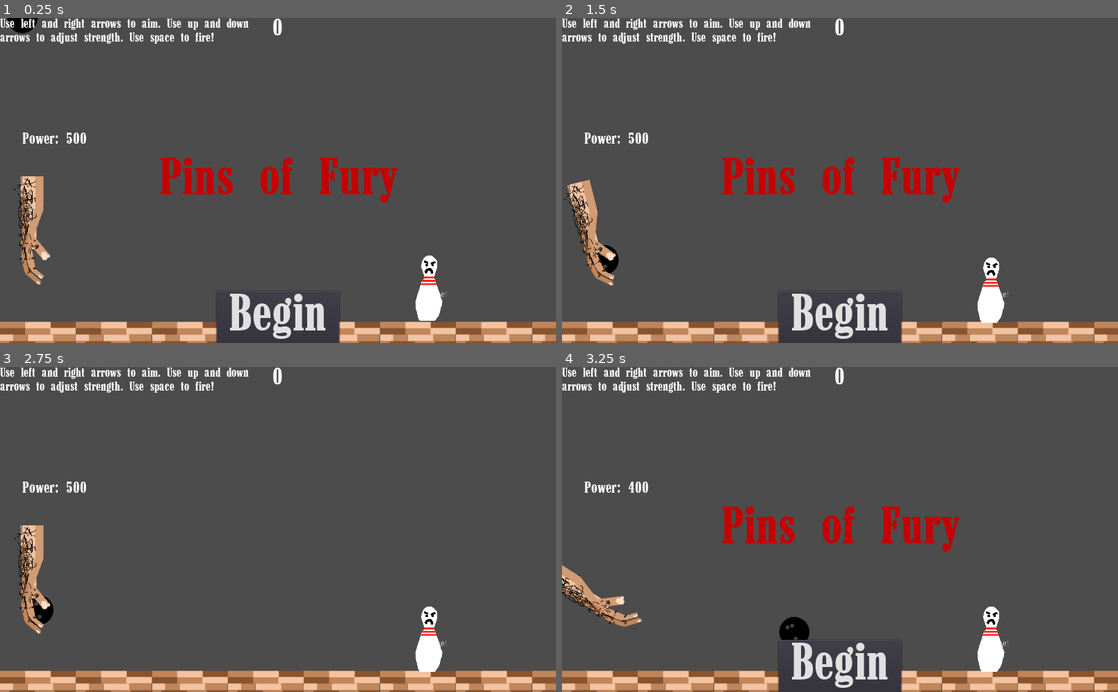
Above: before the commit, frames 1-4 (two rows, left to right).
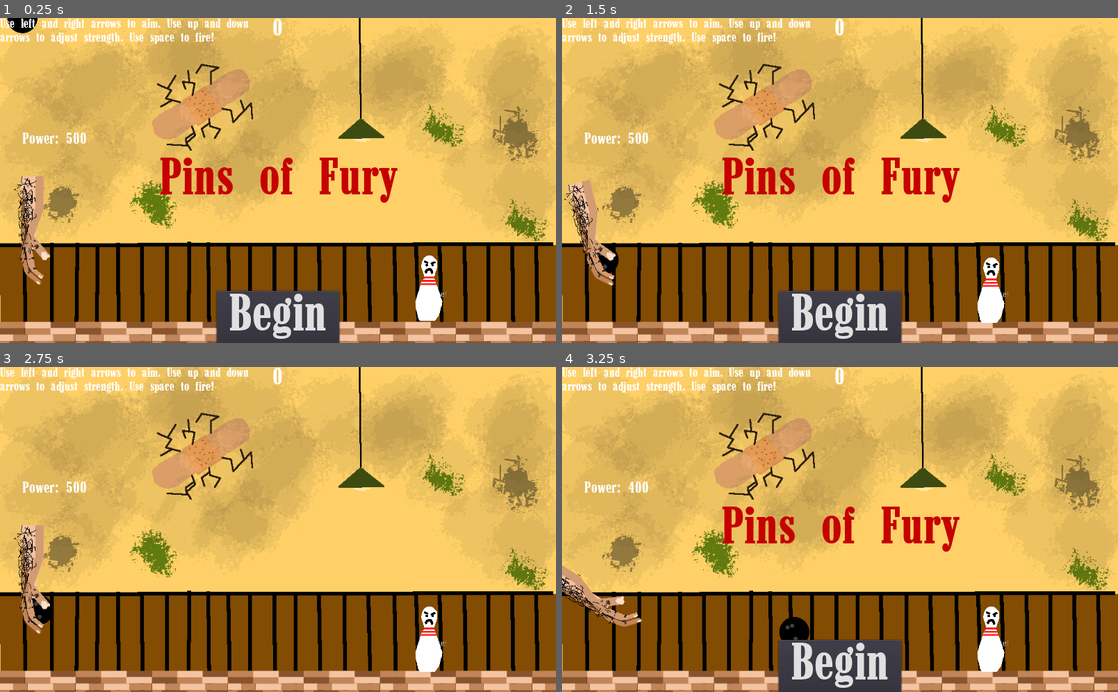
Above: after the commit, the same moments.

Repository: colinthomas-z80/CS315_Project1
Game: Godot game, scene res://Level.tscn
The game is run twice, just before and just after one commit, with the same random seed, the same clock (stepped at 60 frames per second) and the same inputs. Sound files missing from this copy of the repository are replaced by a short silence.
Inputs:
- Up to frame 1 (0.25 s): no input
- Up to frame 2 (1.5 s): click "Begin" at 0.5 s; tap Enter at 1.25 s; hold Right (ui_right) from 1.28 s (still down); tap R (r) at 1.35 s
- Up to frame 3 (2.75 s): release Right (ui_right) at 2 s; click "Begin" at 2 s
- Up to frame 4 (3.25 s): tap Space (launch) at 2.75, 2.85 s; hold Down (ui_down) from 2.78 s (still down); tap R (r) at 3.05 s

The runs differ from the first frame. In frame 1, 87% of the frame differs, in the area x 0-100%, y 0-100%; in frame 2, 87%; in frame 3, 91%; in frame 4, 87%.

Commit message:
add background and music

Diff:
--- /dev/null
+++ b/src/AudioStreamPlayer.gd
@@ -0,0 +1,20 @@
+extends AudioStreamPlayer
+
+
+# Declare member variables here. Examples:
+# var a = 2
+# var b = "text"
+
+
+# Called when the node enters the scene tree for the first time.
+func _ready():
+	pass # Replace with function body.
+
+
+# Called every frame. 'delta' is the elapsed time since the previous frame.
+#func _process(delta):
+#	pass
+
+
+func _on_AudioStreamPlayer_finished():
+	play()
--- a/src/Level.tscn
+++ b/src/Level.tscn
@@ -8,6 +8,9 @@
 [ext_resource path="res://HUD.gd" type="Script" id=6]
 [ext_resource path="res://MessageTimer.gd" type="Script" id=7]
 [ext_resource path="res://Pin.tscn" type="PackedScene" id=8]
+[ext_resource path="res://assets/background.png" type="Texture" id=9]
+[ext_resource path="res://assets/GameSoundtrack.wav" type="AudioStream" id=10]
+[ext_resource path="res://AudioStreamPlayer.gd" type="Script" id=11]
 
 [sub_resource type="ConvexPolygonShape2D" id=1]
 points = PoolVector2Array( 140, 140, 0, 140, 0, 0, 140, 0 )
@@ -188,7 +191,23 @@
 collision_mask = 8
 gravity_scale = 4.0
 contacts_reported = 5
+
+[node name="TextureRect" type="TextureRect" parent="."]
+show_behind_parent = true
+light_mask = 0
+margin_right = 40.0
+margin_bottom = 40.0
+texture = ExtResource( 9 )
+__meta__ = {
+"_edit_use_anchors_": false
+}
+
+[node name="AudioStreamPlayer" type="AudioStreamPlayer" parent="."]
+stream = ExtResource( 10 )
+autoplay = true
+script = ExtResource( 11 )
 [connection signal="timeout" from="Ball/MessageTimer" to="." method="_on_MessageTimer_timeout"]
 [connection signal="start_game" from="HUD" to="." method="_on_HUD_start_game"]
 [connection signal="pressed" from="HUD/StartButton" to="HUD" method="_on_StartButton_pressed"]
 [connection signal="body_entered" from="Pin" to="." method="_on_Pin_body_entered"]
+[connection signal="finished" from="AudioStreamPlayer" to="AudioStreamPlayer" method="_on_AudioStreamPlayer_finished"]
--- a/src/ball.gd
+++ b/src/ball.gd
@@ -33,6 +33,8 @@
 		state.transform = Transform2D(0.0,position)
 		resetState = false
 
+
+
 func start(pos):
 	mode = MODE_KINEMATIC
 	strength = 500
Not shown: 1 places in src/Level.tscn that only renumber resources
Not shown, added: src/assets/GameSoundtrack.wav.import
Binary file added: src/assets/background.png
Not shown, added: src/assets/background.png.import
Not shown, added: src/assets/GameSoundtrack.wav
